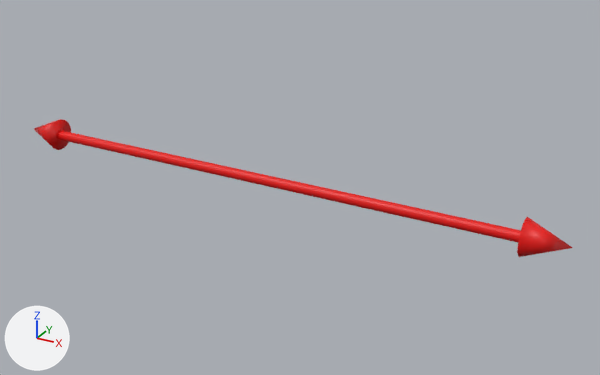
Two versions of the glTF model assets/Light 3D UI/Spotlight_RedArrow_Straight.glb, one commit apart.
Both versions are drawn from a 50 mm camera at (1.024, -1.652, 0.833) aimed at (0.086, 0.055, -0.021). Lighting does not change. The marker at lower left points along +X, +Y and +Z. Where no turn or scale is listed for an object, it has been applied to the vertices. Vertices at the same position are counted once.
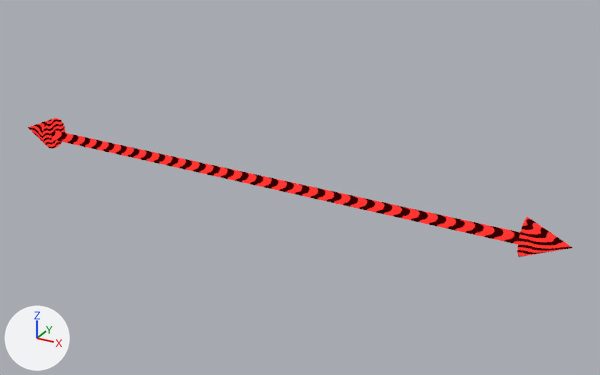
Edits to the bpy script that builds the scene:
```text
Add img_redarrowtexture2:
    img_redarrowtexture2 = load_image('RedArrowTexture2', '_unpacked/RedArrowTexture2', 4000, 4000, 'sRGB')
Add mat_red_pattern:
    mat_red_pattern = bpy.data.materials.new('Red Pattern')
    # uses the picture img_redarrowtexture2
Change me_cone_045:
    where me_cone_045.from_pydata(...)  # 33 vertices, 62 faces; spans x -0.0534..0.0534, y -0.045..0.045, z -0.045..0.045
    remove me_cone_045.materials.append(mat_red)  # red #e70600
    add me_cone_045.materials.append(mat_red_pattern)
Change me_cylinder_059:
    where me_cylinder_059.from_pydata(...)  # 64 vertices, 124 faces; spans x -0.697..0.697, y -0.014..0.014, z -0.014..0.014
    used by ob_cylinder_041; location = (0.001, 0.007, 0.002)
    remove me_cylinder_059.materials.append(mat_red)  # red #e70600
    me_cylinder_059 part 1: texture (UV) coordinates of 124 of 124 faces, centred in x -0.697..0.697, y -0.014..0.014, z -0.014..0.014, changed; they spanned u 0.0..1.0, v 0.01..1.0 and now span u 0.0..1.01, v -0.68..4.59
    add me_cylinder_059.materials.append(mat_red_pattern)
Change me_cone_047:
    where me_cone_047.from_pydata(...)  # 33 vertices, 62 faces; spans x -0.0534..0.0534, y -0.045..0.045, z -0.045..0.045
    used by ob_cone_021; location = (-0.737, 0.009, 0.002)
    remove me_cone_047.materials.append(mat_red_004)  # red #e70600
    me_cone_047 part 2: texture (UV) coordinates of 62 of 62 faces, centred in x 0.0178..0.0534, y -0.0445..0.0445, z -0.0445..0.0445, changed; they spanned u 0.01..0.99, v 0.01..0.49 and now span u -1.15..1.05, v -0.03..1.05
    add me_cone_047.materials.append(mat_red_pattern)
Change ob_cylinder_041:
    ob_cylinder_041.location: (0.001, 0.007, 0.002) -> (-0.01, 0.01, -0.005)
Change ob_cone_021:
    ob_cone_021.location: (-0.737, 0.009, 0.002) -> (-0.76, 0.009, 0.002)
```

Boxes [x1, y1, x2, y2] around the edits, measured in the pictures (600 x 375 px):
'Cylinder.041', recoloured, surface changed, moved
    before: [56, 130, 521, 242]
    after: [51, 131, 520, 245]
'Cone.025', recoloured
    both: [517, 217, 573, 257]
'Cone.021', recoloured, surface changed, moved
    before: [34, 119, 71, 150]
    after: [28, 118, 65, 149]
